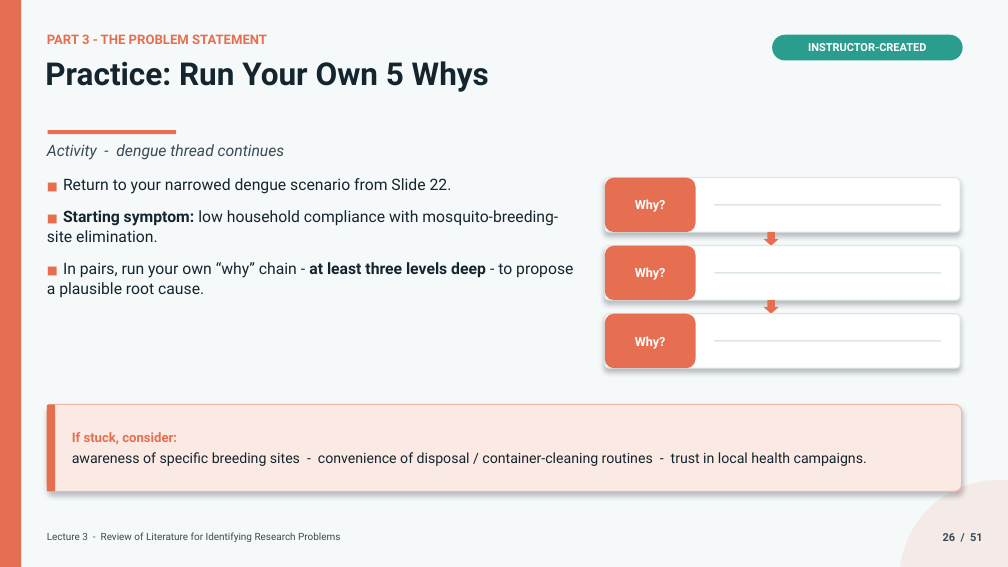
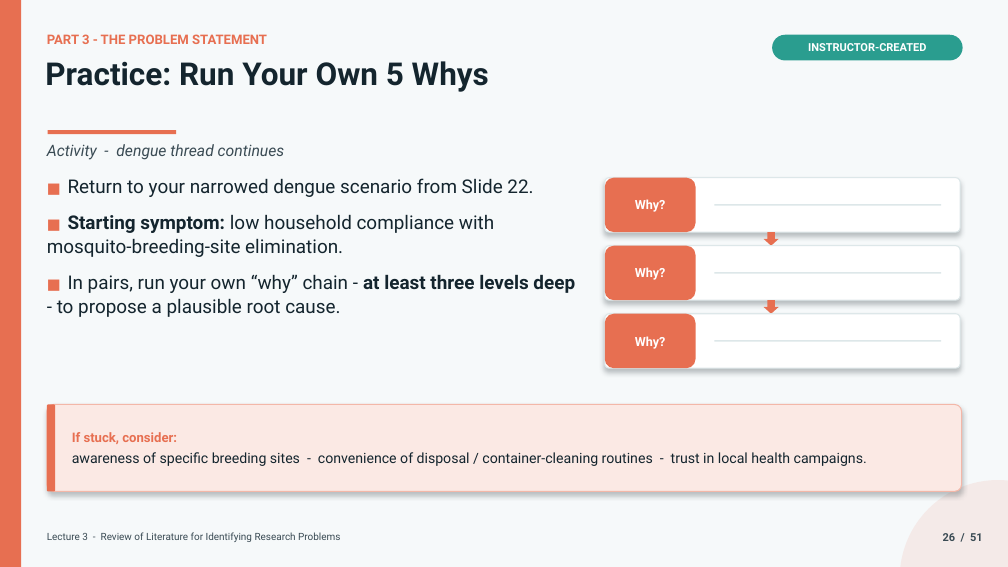
Before and after one commit to lestojas/physics, a slide deck: slide 27 of Lecture3-Review-of-Literature-Competencies11-16.pptx (slide 26 before the commit). Drawn at 1008x567 pixels with LibreOffice and Linux fonts; fonts in the diff are those of the drawing. Boxes give left, top, right and bottom in pixels: in the first picture for what was removed or moved away, otherwise in the second. Text is boxed around its words. In the diff, an @@ line names an element or a change of style, - is before the commit and + after.

```diff
--- a/Lecture3-Review-of-Literature-Competencies11-16.pptx
+++ b/Lecture3-Review-of-Literature-Competencies11-16.pptx
@@ text "■ Return to your narrowed ..." at (x1=47, y1=178, x2=575, y2=317): size 11 to 14 pt in "■", "■", "■"; size 15 to 18 pt @@
```
Also in this commit, not shown: 9 other slides changed, 1 slide added, 1 other file.
